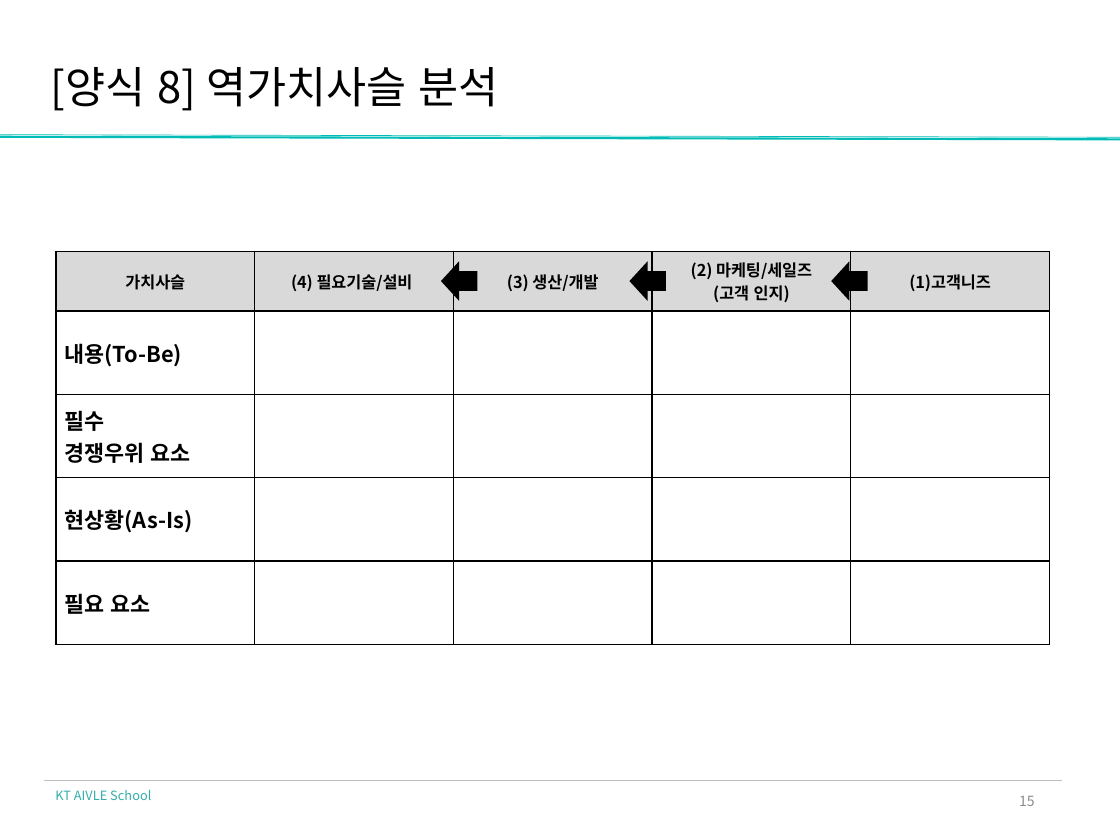
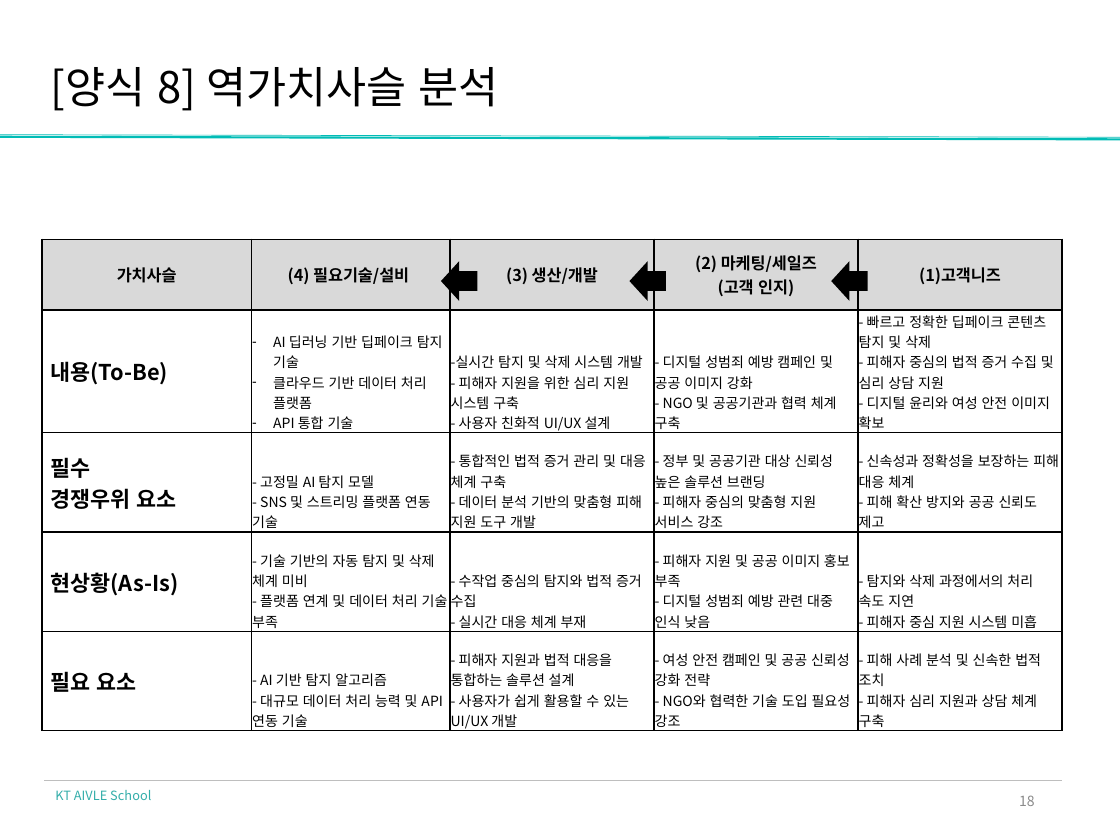
Before and after one commit to yangjung-woo/KT-Workspace, a slide deck: slide 14 of KT_AIVLE_DX_Regular_course/Week1/DX_제안 전략 수립_실습자료/DX_제안전략수립_딥페이크 범죄 탐지 솔루션.pptx (slide 11 before the commit). Drawn at 1120x840 pixels with LibreOffice and Linux fonts; fonts in the diff are those of the drawing; background and template pictures are left out. Boxes give left, top, right and bottom in pixels: in the first picture for what was removed or moved away, otherwise in the second. Text is boxed around its words. In the diff, an @@ line names an element or a change of style, - is before the commit and + after.

```diff
--- a/KT_AIVLE_DX_Regular_course/Week1/DX_제안 전략 수립_실습자료/DX_제안전략수립_딥페이크 범죄 탐지 솔루션.pptx
+++ b/KT_AIVLE_DX_Regular_course/Week1/DX_제안 전략 수립_실습자료/DX_제안전략수립_딥페이크 범죄 탐지 솔루션.pptx
@@ table at [41, 240, 1061, 733] @@
-row 2: 내용(To-Be) |  |  |  | 
+row 2: 내용(To-Be) | AI 딥러닝 기반 딥페이크 탐지 기술 / 클라우드 기반 데이터 처리 플랫폼 / API 통합 기술 | -실시간 탐지 및 삭제 시스템 개발 - 피해자 지원을 위한 심리 지원 시스템 구축 - 사용자 친화적 UI/UX 설계 | - 디지털 성범죄 예방 캠페인 및 공공 이미지 강화 - NGO 및 공공기관과 협력 체계 구축 | - 빠르고 정확한 딥페이크 콘텐츠 탐지 및 삭제 - 피해자 중심의 법적 증거 수집 및 심리 상담 지원 - 디지털 윤리와 여성 안전 이미지 확보
-row 3: 필수 경쟁우위 요소 |  |  |  | 
+row 3: 필수 경쟁우위 요소 | - 고정밀 AI 탐지 모델 - SNS 및 스트리밍 플랫폼 연동 기술 | - 통합적인 법적 증거 관리 및 대응 체계 구축 - 데이터 분석 기반의 맞춤형 피해 지원 도구 개발 | - 정부 및 공공기관 대상 신뢰성 높은 솔루션 브랜딩 - 피해자 중심의 맞춤형 지원 서비스 강조 | - 신속성과 정확성을 보장하는 피해 대응 체계 - 피해 확산 방지와 공공 신뢰도 제고
-row 4: 현상황(As-Is) |  |  |  | 
+row 4: 현상황(As-Is) | - 기술 기반의 자동 탐지 및 삭제 체계 미비 - 플랫폼 연계 및 데이터 처리 기술 부족 | - 수작업 중심의 탐지와 법적 증거 수집 - 실시간 대응 체계 부재 | - 피해자 지원 및 공공 이미지 홍보 부족 - 디지털 성범죄 예방 관련 대중 인식 낮음 | - 탐지와 삭제 과정에서의 처리 속도 지연 - 피해자 중심 지원 시스템 미흡
-row 5: 필요 요소 |  |  |  | 
+row 5: 필요 요소 | - AI 기반 탐지 알고리즘 - 대규모 데이터 처리 능력 및 API 연동 기술 | - 피해자 지원과 법적 대응을 통합하는 솔루션 설계 - 사용자가 쉽게 활용할 수 있는 UI/UX 개발 | - 여성 안전 캠페인 및 공공 신뢰성 강화 전략 - NGO와 협력한 기술 도입 필요성 강조 | - 피해 사례 분석 및 신속한 법적 조치 - 피해자 심리 지원과 상담 체계 구축
@@ table: place and size @@
-table at [56, 251, 1047, 644]
+table at [41, 240, 1061, 733]
@@ page number at [1019, 795, 1035, 806]: text changed @@
-15
+18
```
Also in this commit, not shown: 7 other slides changed, 3 slides added, 3 other files.
